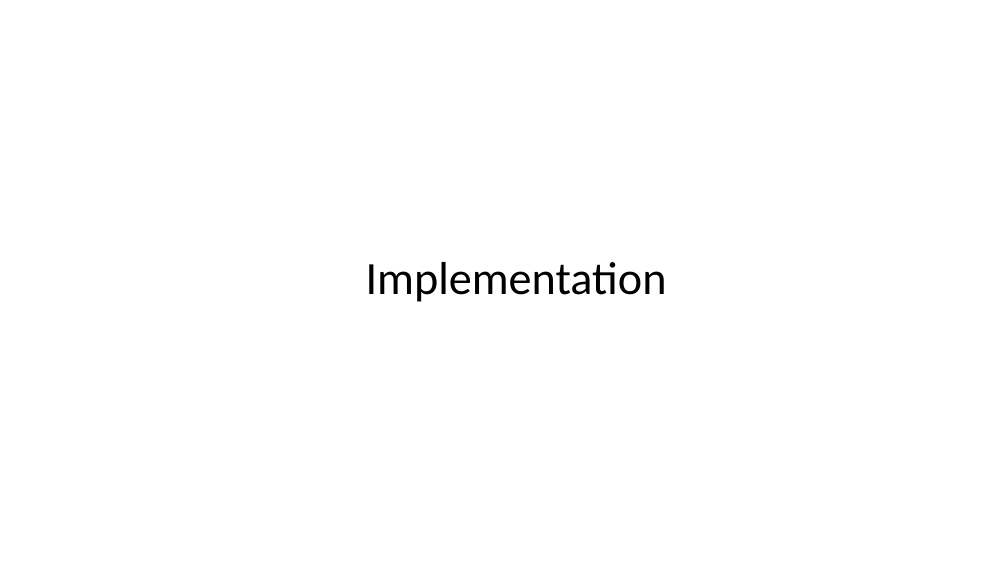
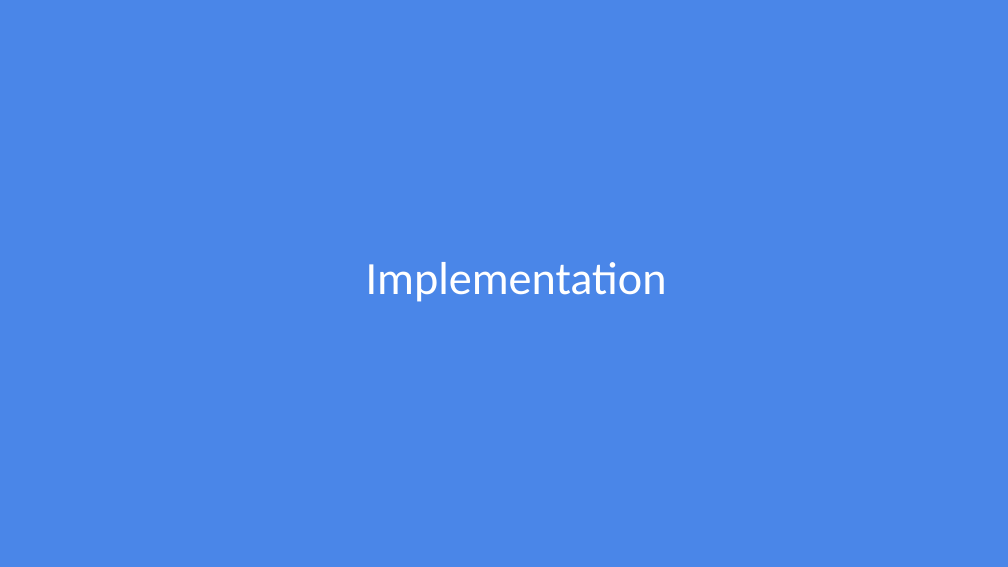
Before and after one commit to JayLohokare/who-am-I, a slide deck: slide 15 of Who am I.pptx. Drawn at 1008x567 pixels with LibreOffice and Linux fonts; fonts in the diff are those of the drawing. Boxes give left, top, right and bottom in pixels: in the first picture for what was removed or moved away, otherwise in the second. Text is boxed around its words. In the diff, an @@ line names an element or a change of style, - is before the commit and + after.

```diff
--- a/Who am I.pptx
+++ b/Who am I.pptx
@@ rectangle added at <box>0,0,1008,567</box>, fill #4A86E8 @@
@@ title "Implementation" at <box>366,262,667,302</box>: text colour #000000 to #FFFFFF @@
```
Also in this commit, not shown: 19 other slides changed.
